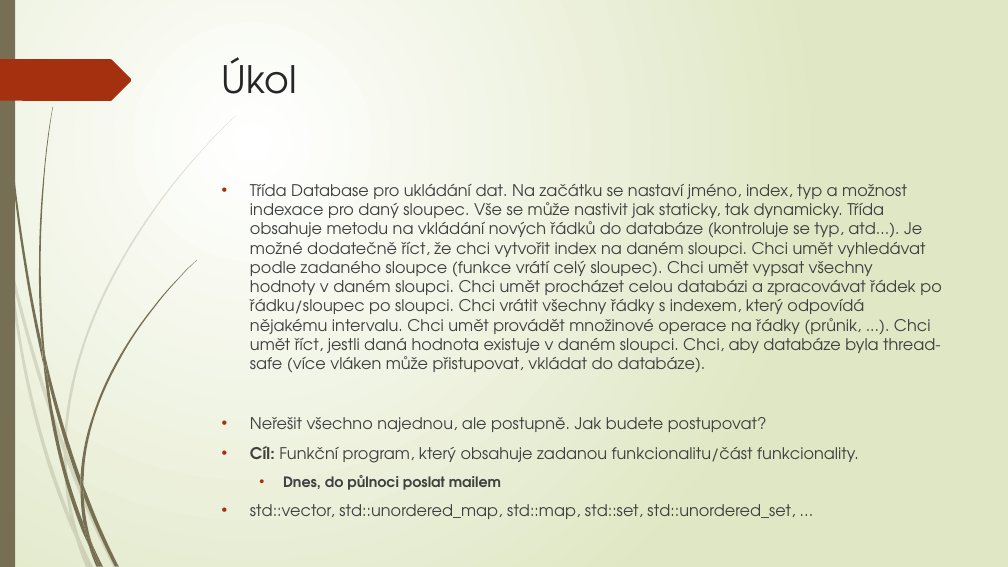
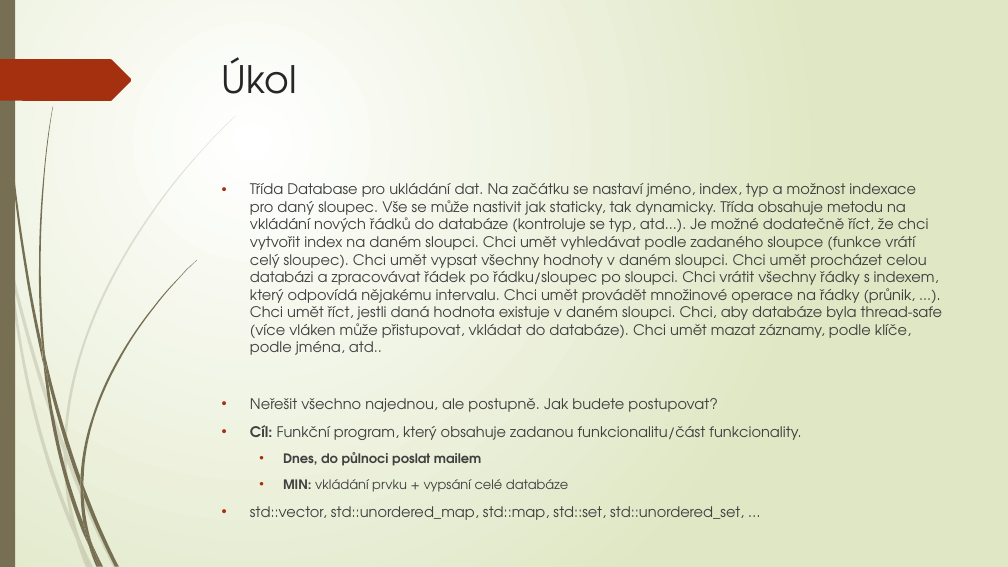
Before and after one commit to fan1x/fan1x.github.io, a slide deck: slide 3 of data/2018-19/cpp/cv5/cpp_cv5.pptx. Drawn at 1008x567 pixels with LibreOffice and Linux fonts; fonts in the diff are those of the drawing. Boxes give left, top, right and bottom in pixels: in the first picture for what was removed or moved away, otherwise in the second. Text is boxed around its words. In the diff, an @@ line names an element or a change of style, - is before the commit and + after.

Commit message:
[cpp] Update cv5 slides

```diff
--- a/data/2018-19/cpp/cv5/cpp_cv5.pptx
+++ b/data/2018-19/cpp/cv5/cpp_cv5.pptx
@@ text at (x1=250, y1=183, x2=942, y2=355): text changed; size 15.3 to 13.9 pt @@
-• Třída Database pro ukládání dat. Na začátku se nastaví jméno, index, typ a možnost indexace pro daný sloupec. Vše se může nastivit jak staticky, tak dynamicky. Třída obsahuje metodu na vkládání nových řádků do databáze (kontroluje se typ, atd...). Je možné dodatečně říct, že chci vytvořit index na daném sloupci. Chci umět vyhledávat podle zadaného sloupce (funkce vrátí celý sloupec). Chci umět vypsat všechny hodnoty v daném sloupci. Chci umět procházet celou databázi a zpracovávat řádek po řádku/sloupec po sloupci. Chci vrátit všechny řádky s indexem, který odpovídá nějakému intervalu. Chci umět provádět množinové operace na řádky (průnik, ...). Chci umět říct, jestli daná hodnota existuje v daném sloupci. Chci, aby databáze byla thread-safe (více vláken může přistupovat, vkládat do databáze).
+• Třída Database pro ukládání dat. Na začátku se nastaví jméno, index, typ a možnost indexace pro daný sloupec. Vše se může nastivit jak staticky, tak dynamicky. Třída obsahuje metodu na vkládání nových řádků do databáze (kontroluje se typ, atd...). Je možné dodatečně říct, že chci vytvořit index na daném sloupci. Chci umět vyhledávat podle zadaného sloupce (funkce vrátí celý sloupec). Chci umět vypsat všechny hodnoty v daném sloupci. Chci umět procházet celou databázi a zpracovávat řádek po řádku/sloupec po sloupci. Chci vrátit všechny řádky s indexem, který odpovídá nějakému intervalu. Chci umět provádět množinové operace na řádky (průnik, ...). Chci umět říct, jestli daná hodnota existuje v daném sloupci. Chci, aby databáze byla thread-safe (více vláken může přistupovat, vkládat do databáze). Chci umět mazat záznamy, podle klíče, podle jména, atd..
@@ text at (x1=250, y1=398, x2=801, y2=466): size 15.3 to 13.9 pt in "Neřešit všechno najednou, ale postupně. Jak budete ...", "Cíl: Funkční program, který obsahuje zadanou funkcionalitu/č ...", "std::vector, std::unordered_map, std::map, std::set, std::un ..."; size 13.6 to 12.4 pt in "Dnes, do půlnoci poslat mailem" @@
@@ text at (x1=283, y1=479, x2=568, y2=492): paragraph added @@
+  • MIN: vkládání prvku + vypsání celé databáze
```
Also in this commit, not shown: 1 other file.
